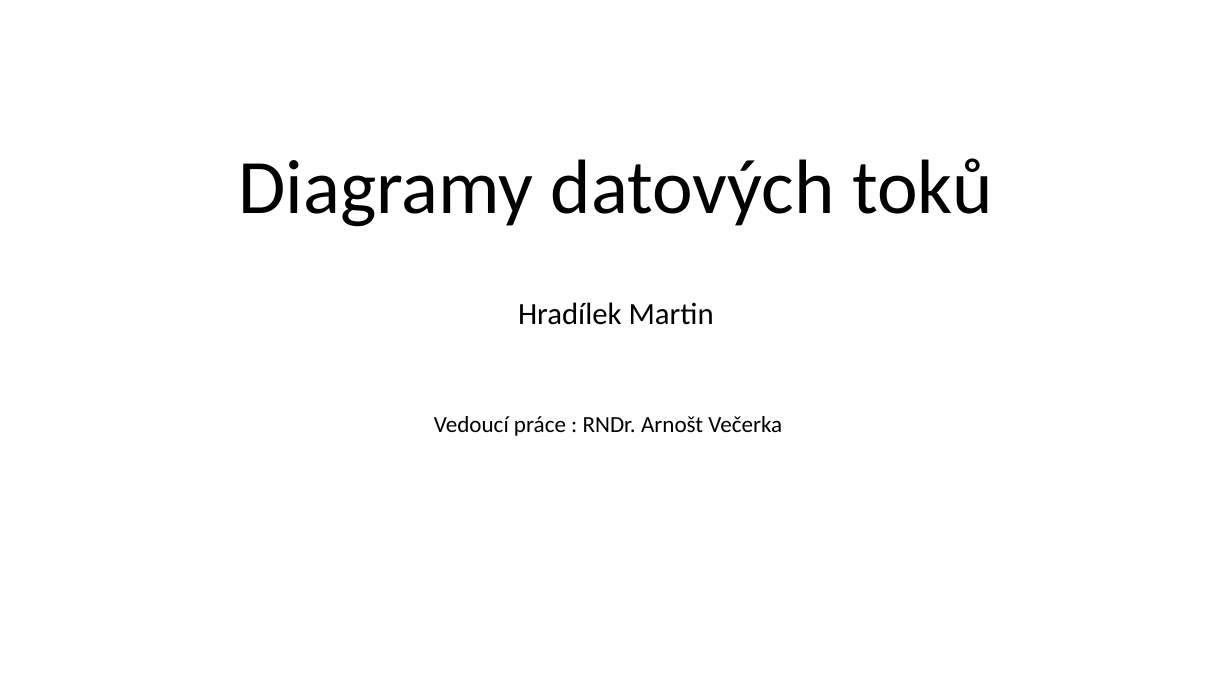
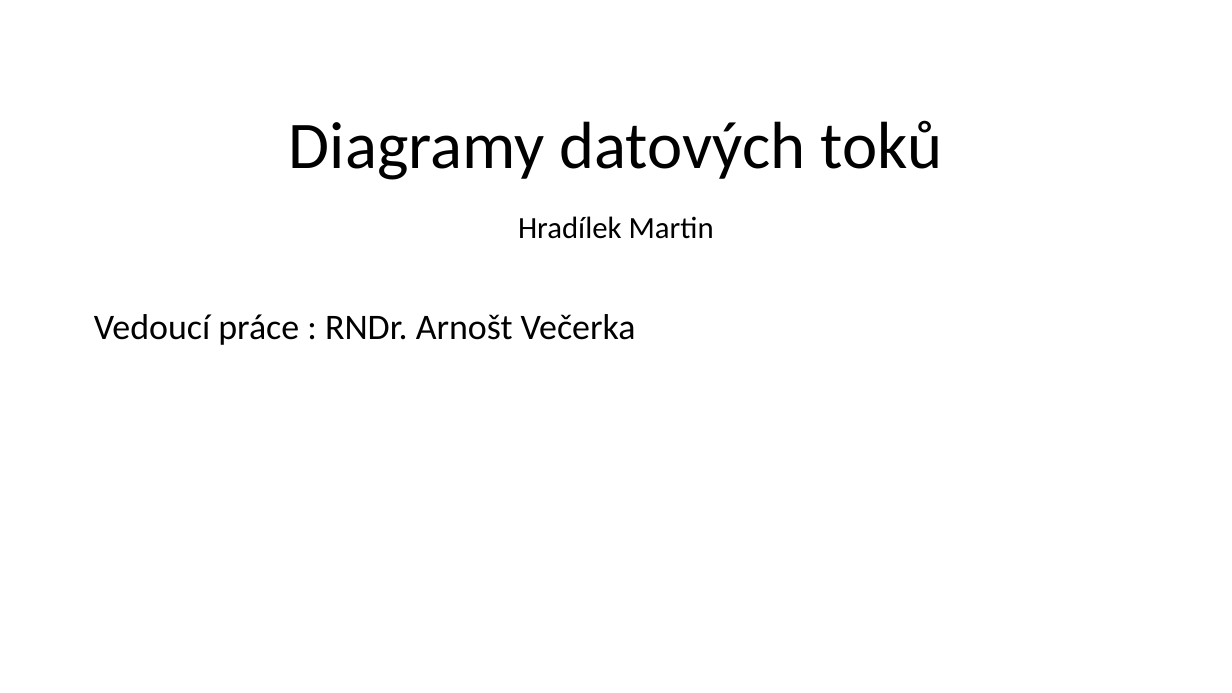
Before and after one commit to hradma10/6.semestr, a slide deck: slide 1 of SBP/Prezentace SBP Hradílek.pptx. Drawn at 1232x693 pixels with LibreOffice and Linux fonts; fonts in the diff are those of the drawing. Boxes give left, top, right and bottom in pixels: in the first picture for what was removed or moved away, otherwise in the second. Text is boxed around its words. In the diff, an @@ line names an element or a change of style, - is before the commit and + after.

```diff
--- a/SBP/Prezentace SBP Hradílek.pptx
+++ b/SBP/Prezentace SBP Hradílek.pptx
@@ title "Diagramy datových toků": place and size @@
-title "Diagramy datových toků" at bbox=[238, 158, 993, 227]
+title "Diagramy datových toků" at bbox=[289, 120, 942, 180]
@@ title "Diagramy datových toků" at bbox=[289, 120, 942, 180]: size 60 to 52 pt @@
@@ subtitle "Hradílek Martin": place and size @@
-subtitle "Hradílek Martin" at bbox=[518, 302, 714, 325]
+subtitle "Hradílek Martin" at bbox=[518, 216, 714, 239]
@@ text "Vedoucí práce : RNDr. Arnošt ...": place and size @@
-text "Vedoucí práce : RNDr. Arnošt ..." at bbox=[434, 416, 782, 436]
+text "Vedoucí práce : RNDr. Arnošt ..." at bbox=[94, 314, 636, 345]
@@ text "Vedoucí práce : RNDr. Arnošt ..." at bbox=[94, 314, 636, 345]: size 18 to 28 pt; more space between paragraphs @@
```
Also in this commit, not shown: 11 other slides changed, 2 slides added, 6 other files.
